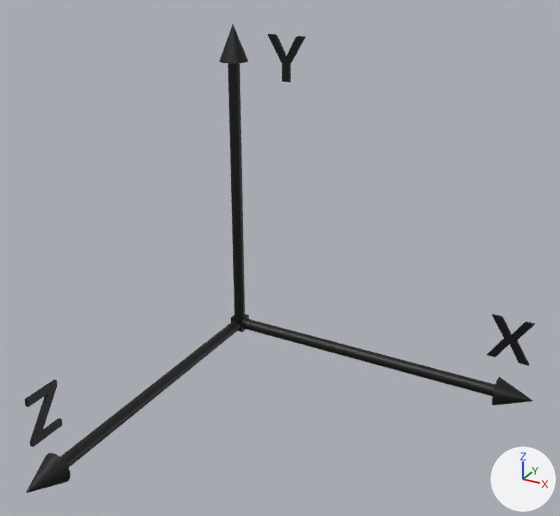
Renders of the FBX model Assets/ImmersalSDK/Samples/Models/axes.fbx from each side of a commit.
The view is the same before and after, from a 50 mm camera at (0.0122, -0.0194, 0.0123) aimed at (0.0025, -0.0017, 0.0035). Lighting does not change. The marker at lower right points along +X, +Y and +Z. Where no turn or scale is listed for an object, it has been applied to the vertices. Vertices at the same position are counted once.

Objects in the first picture: 'axes'.
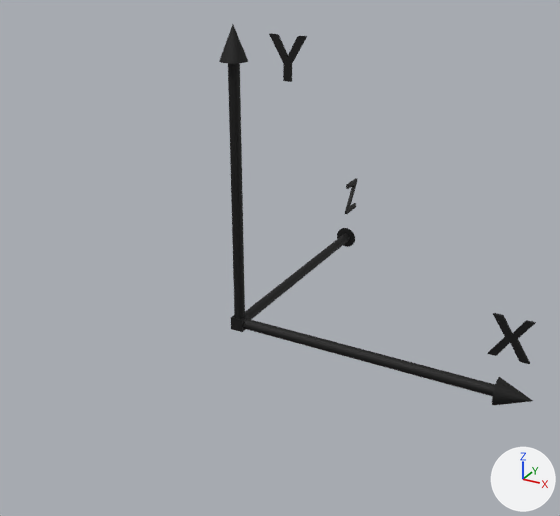
The newer file is also rescaled (x100.0), turned or shifted as a whole; pictures and numbers use the older file's frame.

What differs and where, as boxes [x1, y1, x2, y2] in the pictures (560 x 516 px; the box of a moved part takes in the faces that stretch with it):
'axes', reshaped (38% narrower, 19% shorter): before [25, 24, 535, 493]; after [219, 24, 536, 405]
part 1 of me_axes, moved or reshaped: before [25, 379, 62, 447]; after [345, 178, 357, 214]
part 2 of me_axes, added: after [337, 228, 355, 247]
part 3 of me_axes, deleted (black): before [26, 453, 70, 493]
part 4 of me_axes, moved or reshaped: before [487, 314, 535, 366]; after [487, 313, 536, 364]
part 5 of me_axes, moved or reshaped: before [219, 24, 306, 82]; after [270, 33, 307, 82]
part 6 of me_axes, added (black): after [245, 233, 350, 319]
part 7 of me_axes, deleted (black): before [60, 320, 241, 467]

Patch to the scene script:
```diff
--- a/Assets/ImmersalSDK/Samples/Models/axes.fbx.py
+++ b/Assets/ImmersalSDK/Samples/Models/axes.fbx.py
@@ me_axes @@
 # used by ob_axes; location = (0.0, 0.0, 0.0)
-me_axes.from_pydata(...)  # 2231 vertices, 1666 faces; spans x -0.00042..0.00958, y -0.00958..0.00042, z -0.00042..0.00958
+me_axes.from_pydata(...)  # 2133 vertices, 1599 faces; spans x -0.00042..0.00958, y -0.00042..0.00958, z -0.00042..0.00958
+# me_axes part 1: the loose piece of 338 vertices spanning x 0.0..0.00009, y -0.00923..-0.00825, z 0.00112..0.00238 is mirrored in x about its middle, then moved by (0.0, 0.01755, 0.0)
+# me_axes part 2: a new loose piece of 64 vertices spanning x -0.00042..0.00042, y 0.00853, z -0.00042..0.00042, in mat_principledshader1 (black #000000)
+# me_axes part 3: the loose piece of 128 vertices spanning x -0.00042..0.00042, y -0.00958..-0.00853, z -0.00042..0.00042 is deleted
+# me_axes part 4: 286 vertices moved from x 0.00816..0.00932, y -0.00009, z 0.00112..0.00238 to x 0.00816..0.00932, y 0.00009, z 0.00112..0.00238; 94 vertices removed from x 0.00857..0.00958, y -0.00017..0.00017, z -0.00016..0.00016; 90 vertices added at x 0.00857..0.00891, y -0.00017..0.00017, z -0.00016..0.00016
+# me_axes part 5: 221 vertices moved from x 0.00117..0.00233, y -0.00009, z 0.00811..0.00937 to x 0.00117..0.00233, y 0.00009, z 0.00811..0.00937; 121 vertices removed from x -0.00017..0.00017, y -0.00017..0.00017, z 0.00858..0.00958; 90 vertices added at x -0.00017..0.00017, y -0.00017..0.00017, z 0.00858..0.0089
+# me_axes part 6: 21 vertices added at x -0.00017..0.00017, y 0.00874..0.00958, z -0.00017..0.00017
+# me_axes part 7: 20 vertices removed from x -0.00017..0.00017, y -0.00874, z -0.00017..0.00017
 me_axes.materials.append(mat_principledshader1)
```
